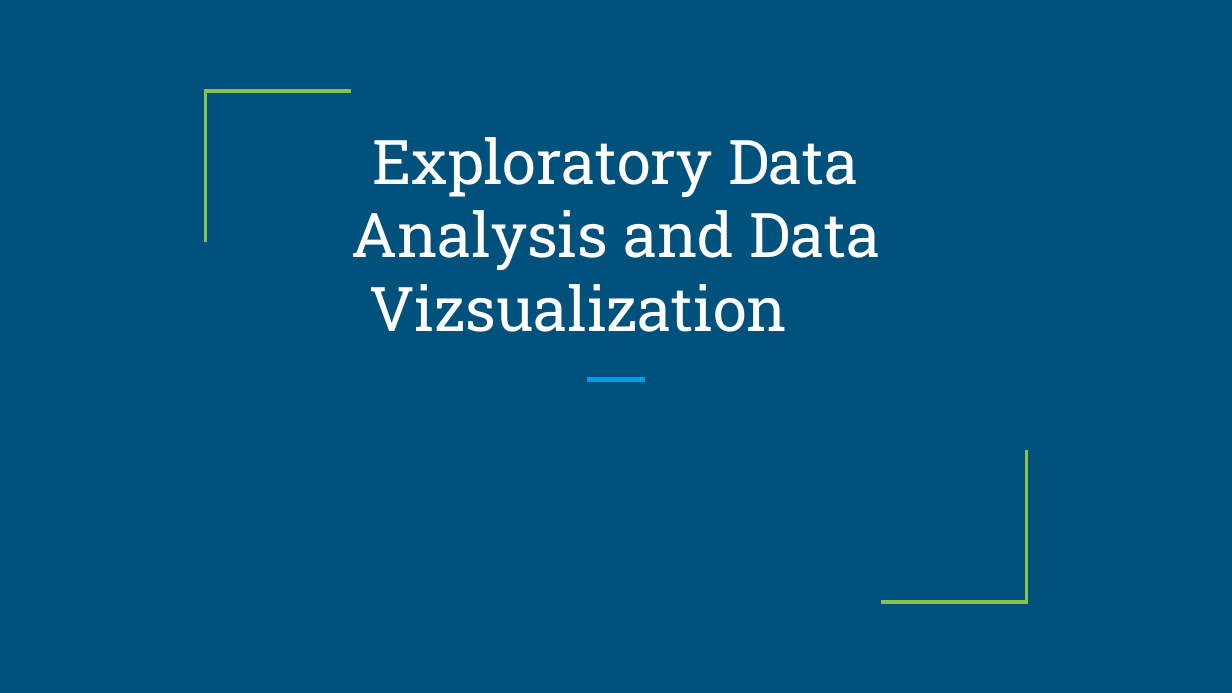
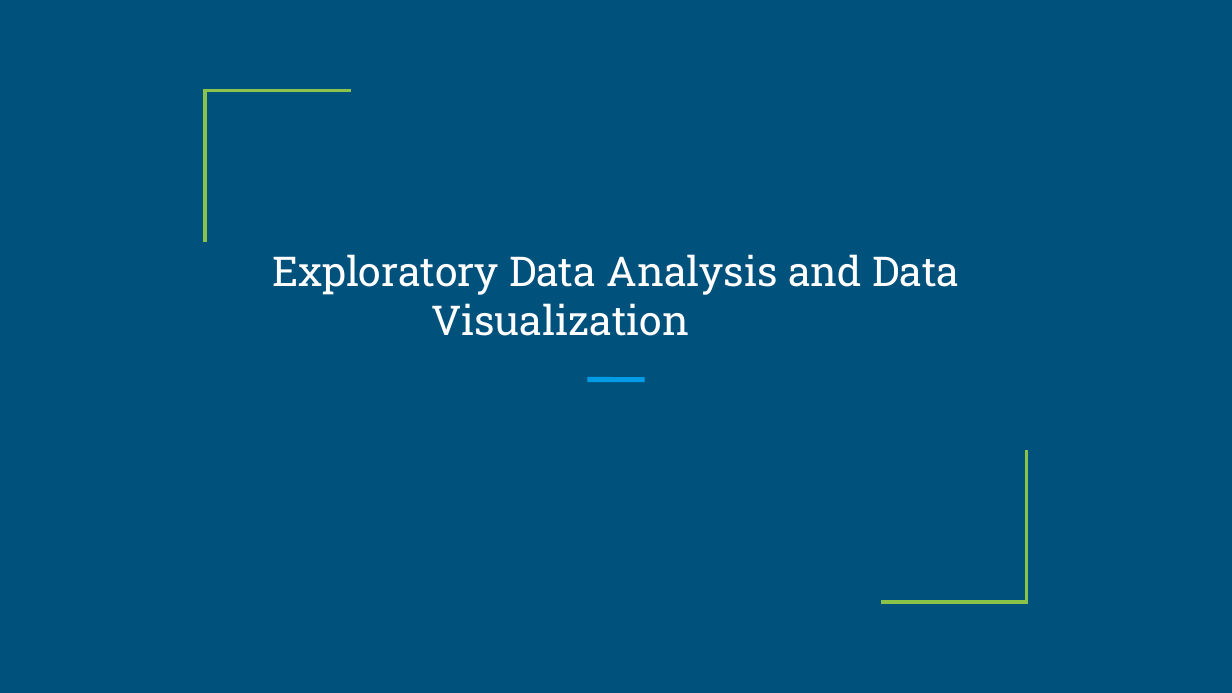
Before and after one commit to brandonyph/APB-Workshop-DataAnalyticsEssentials, a slide deck: slide 1 of Week5-Exploratory-Data-Analysis-and-Data-Vizsualization/Week 5-Exploratory Data Analysis and Data Vizsualization.pptx. Drawn at 1232x693 pixels with LibreOffice and Linux fonts; fonts in the diff are those of the drawing. Boxes give left, top, right and bottom in pixels: in the first picture for what was removed or moved away, otherwise in the second. Text is boxed around its words. In the diff, an @@ line names an element or a change of style, - is before the commit and + after.

```diff
--- a/Week5-Exploratory-Data-Analysis-and-Data-Vizsualization/Week 5-Exploratory Data Analysis and Data Vizsualization.pptx
+++ b/Week5-Exploratory-Data-Analysis-and-Data-Vizsualization/Week 5-Exploratory Data Analysis and Data Vizsualization.pptx
@@ text at (272,254,959,336): text changed; size 36 to 24 pt @@
-Exploratory Data Analysis and Data Vizsualization
+Exploratory Data Analysis and Data Visualization
```
Also in this commit, not shown: 9 other slides changed, 1 slide added, 1 slide removed, 9 other files.
